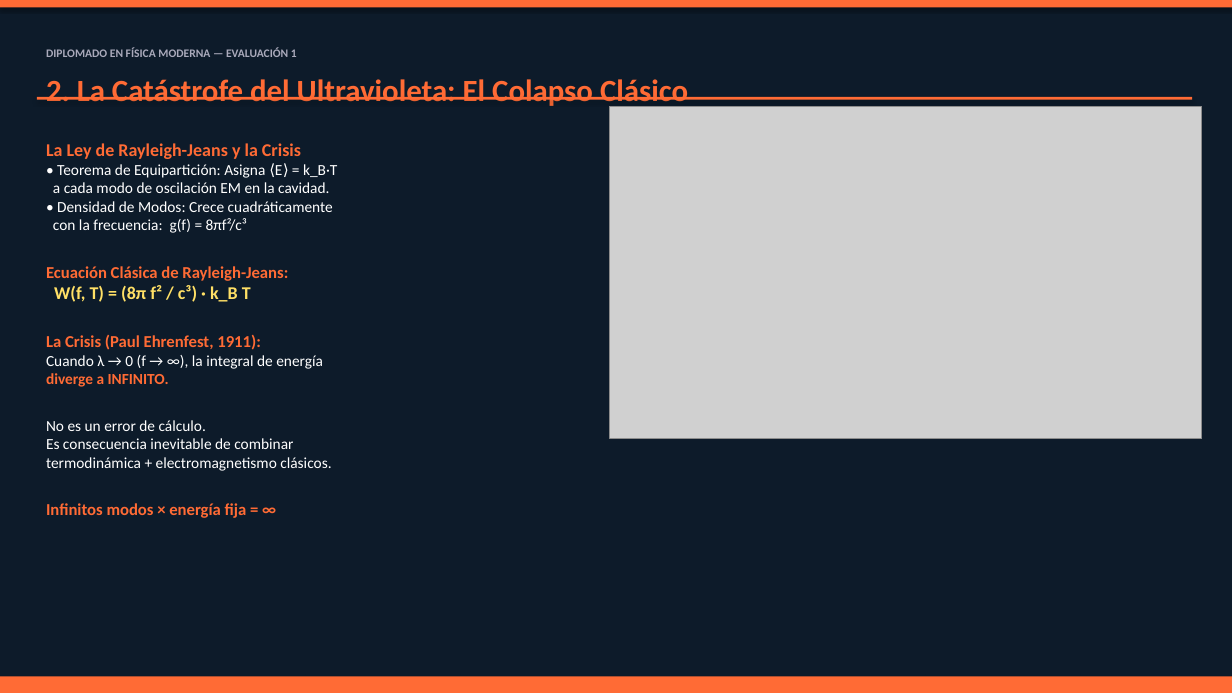
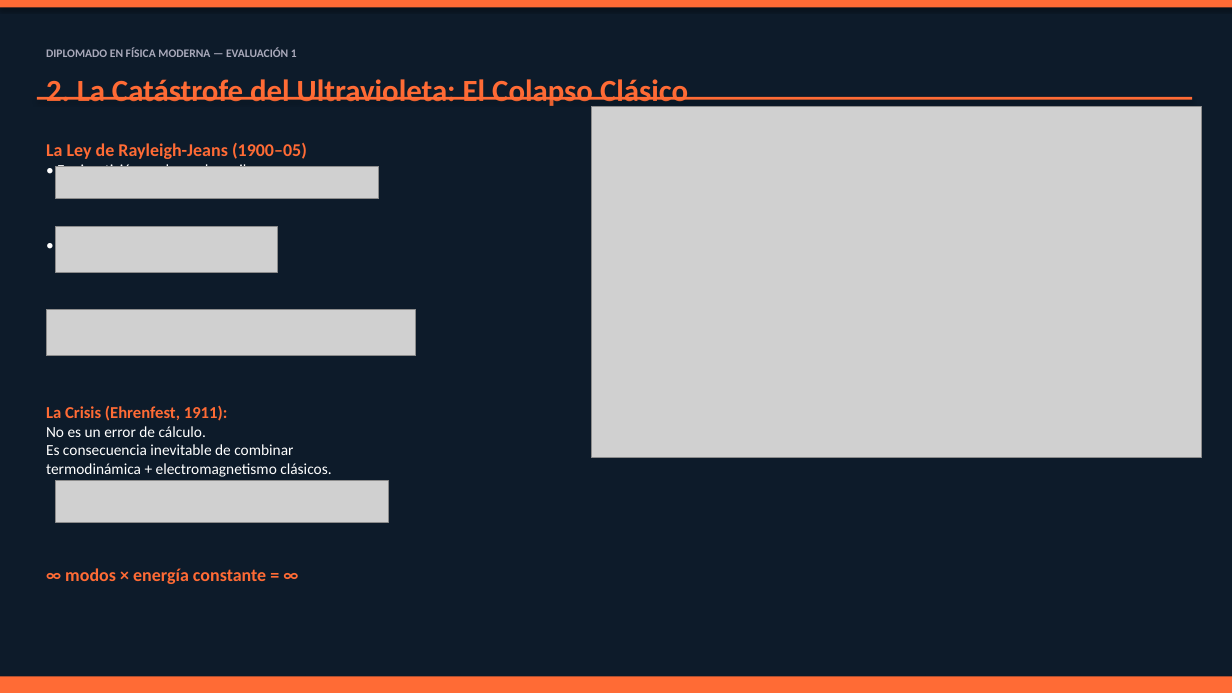
Before and after one commit to georaiser/DiplomadoFisicaModerna, a slide deck: slide 3 of 02_TeoriaCuanticaTemprana/Evaluacion/Evaluacion_1_Presentacion.pptx. Drawn at 1232x693 pixels with LibreOffice and Linux fonts; fonts in the diff are those of the drawing; grey boxes stand for pictures. Boxes give left, top, right and bottom in pixels: in the first picture for what was removed or moved away, otherwise in the second. Text is boxed around its words. In the diff, an @@ line names an element or a change of style, - is before the commit and + after.

```diff
--- a/02_TeoriaCuanticaTemprana/Evaluacion/Evaluacion_1_Presentacion.pptx
+++ b/02_TeoriaCuanticaTemprana/Evaluacion/Evaluacion_1_Presentacion.pptx
@@ picture: place and size @@
-picture at bbox=[610, 106, 1202, 439]
+picture at bbox=[592, 106, 1202, 457]
@@ text at bbox=[46, 143, 307, 167]: text changed; size 12 to 14 pt; text colour #FFFFFF to #FF6B35; bold on @@
-La Ley de Rayleigh-Jeans y la Crisis
-• Teorema de Equipartición: Asigna ⟨E⟩ = k_B·T
-a cada modo de oscilación EM en la cavidad.
-• Densidad de Modos: Crece cuadráticamente
-con la frecuencia: g(f) = 8πf²/c³
-Ecuación Clásica de Rayleigh-Jeans:
-W(f, T) = (8π f² / c³) · k_B T
-La Crisis (Paul Ehrenfest, 1911):
-Cuando λ → 0 (f → ∞), la integral de energía
-diverge a INFINITO.
-No es un error de cálculo.
-Es consecuencia inevitable de combinar
-termodinámica + electromagnetismo clásicos.
-Infinitos modos × energía fija = ∞
+La Ley de Rayleigh-Jeans (1900–05)
+• Equipartición: cada modo recibe
@@ text added at bbox=[65, 143, 116, 581], 12 pt, text #FFFFFF @@
+• Densidad de modos:
@@ picture added at bbox=[55, 166, 379, 199] @@
@@ picture added at bbox=[55, 226, 277, 273] @@
@@ text added at bbox=[46, 317, 155, 437], 13 pt, text #FF6B35, bold @@
+Ecuación Clásica de Rayleigh-Jeans:
@@ picture added at bbox=[46, 310, 416, 356] @@
@@ text added at bbox=[46, 406, 331, 477], 12 pt, text #FFFFFF @@
+La Crisis (Ehrenfest, 1911):
+No es un error de cálculo.
+Es consecuencia inevitable de combinar
+termodinámica + electromagnetismo clásicos.
@@ picture added at bbox=[55, 481, 388, 522] @@
@@ text added at bbox=[133, 568, 266, 584], 14 pt, text #FF6B35, bold @@
+∞ modos × energía constante = ∞
```
Also in this commit, not shown: 4 other slides changed, 7 other files.
